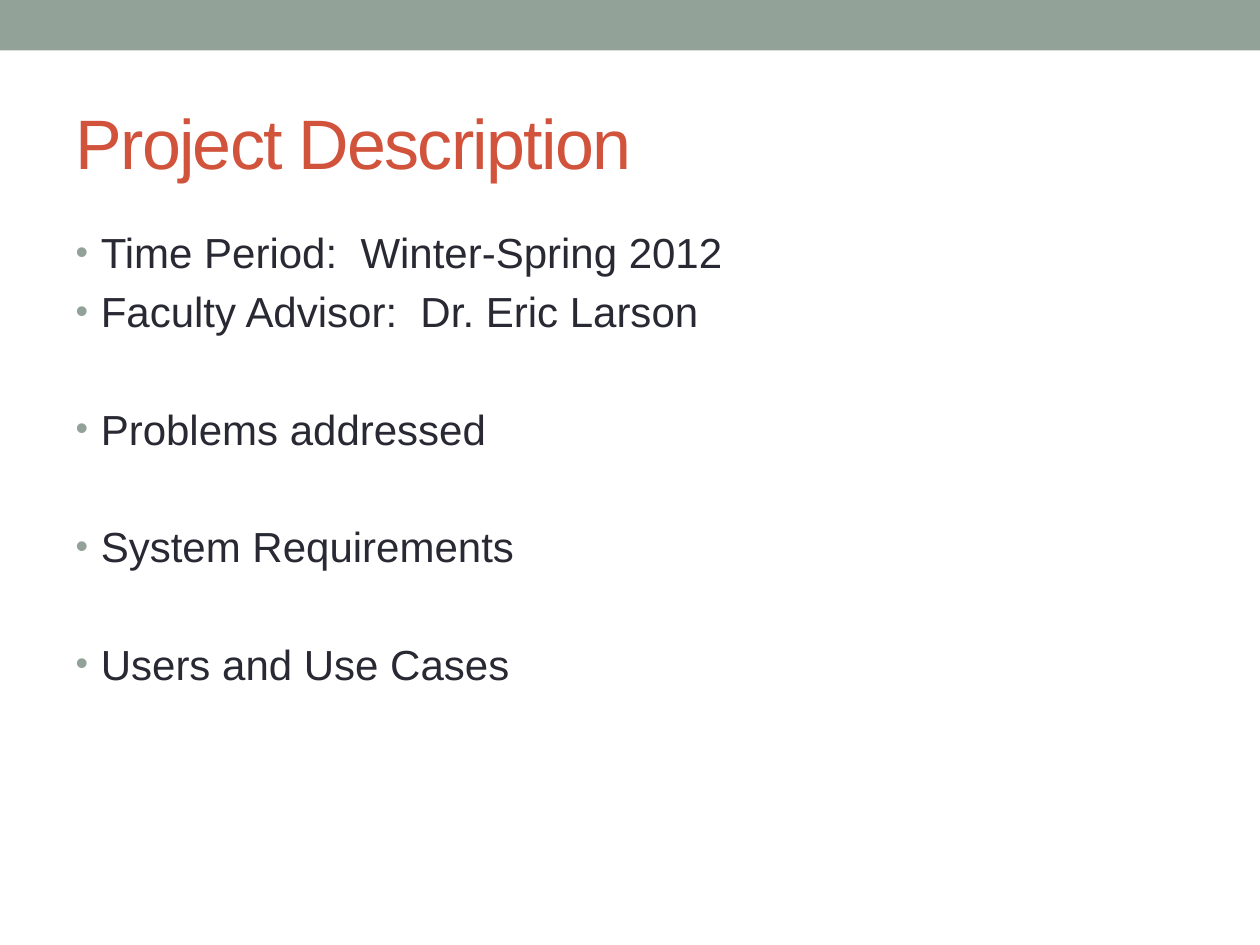
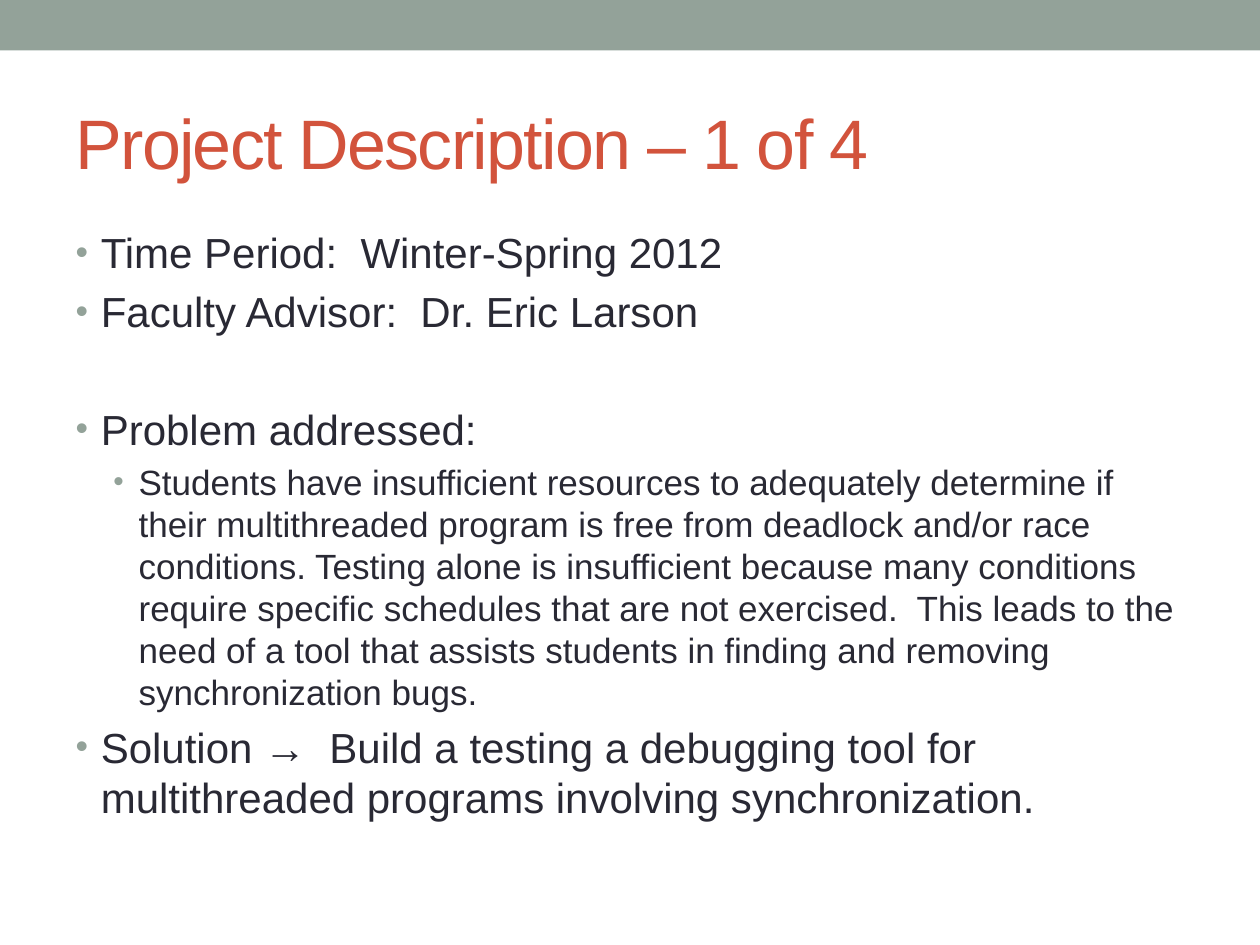
Before and after one commit to concurTestFramework/concurTestFramework, a slide deck: slide 3 of Documents/Concur_Presentation.pptx. Drawn at 1260x945 pixels with LibreOffice and Linux fonts; fonts in the diff are those of the drawing. Boxes give left, top, right and bottom in pixels: in the first picture for what was removed or moved away, otherwise in the second. Text is boxed around its words. In the diff, an @@ line names an element or a change of style, - is before the commit and + after.

```diff
--- a/Documents/Concur_Presentation.pptx
+++ b/Documents/Concur_Presentation.pptx
@@ title at [76, 118, 868, 182]: text changed @@
-Project Description
+Project Description – 1 of 4
@@ text at [101, 414, 1174, 821]: text changed; size 24 to 20 pt @@
-• Problems addressed
-• System Requirements
-• Users and Use Cases
+• Problem addressed:
+  • Students have insufficient resources to adequately determine if their multithreaded program is free from deadlock and/or race conditions. Testing alone is insufficient because many conditions require specific schedules that are not exercised. This leads to the need of a tool that assists students in finding and removing synchronization bugs.
+• Solution → Build a testing a debugging tool for multithreaded programs involving synchronization.
```
Also in this commit, not shown: 1 other slide changed, 14 slides added, 1 slide removed.
